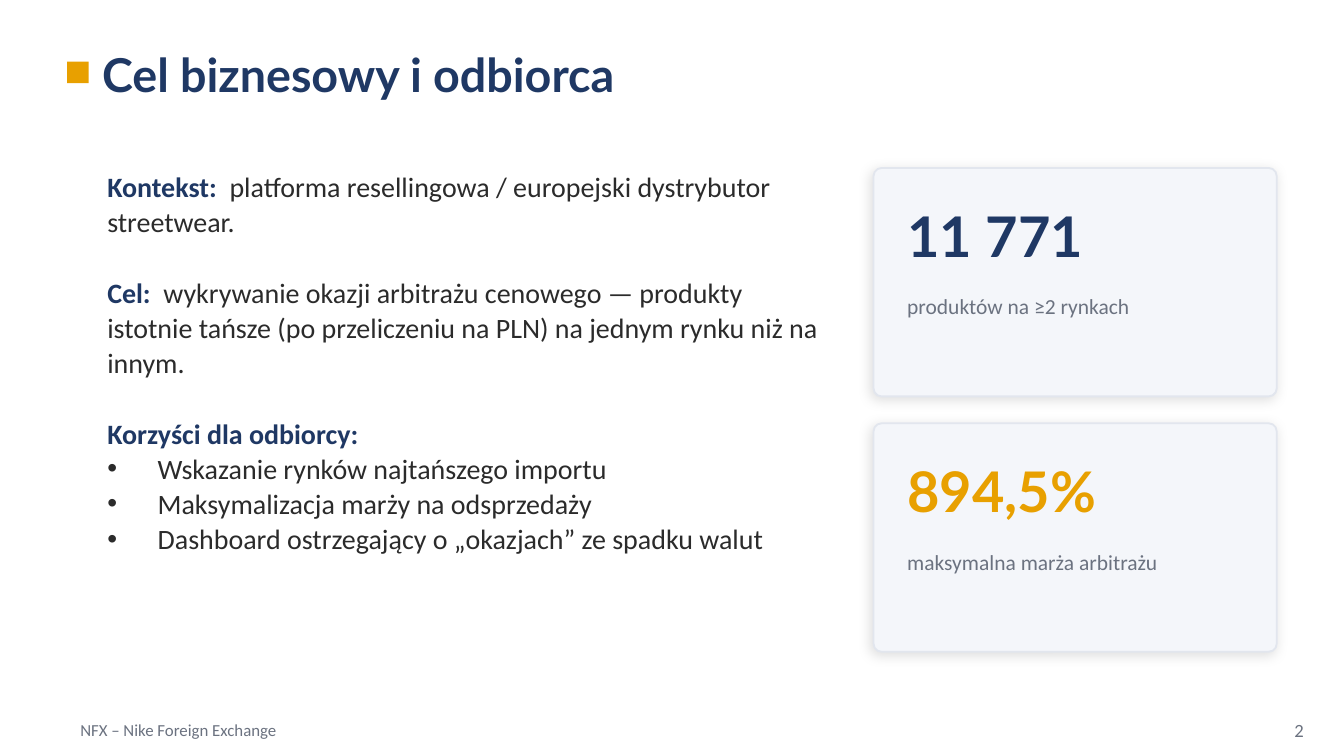
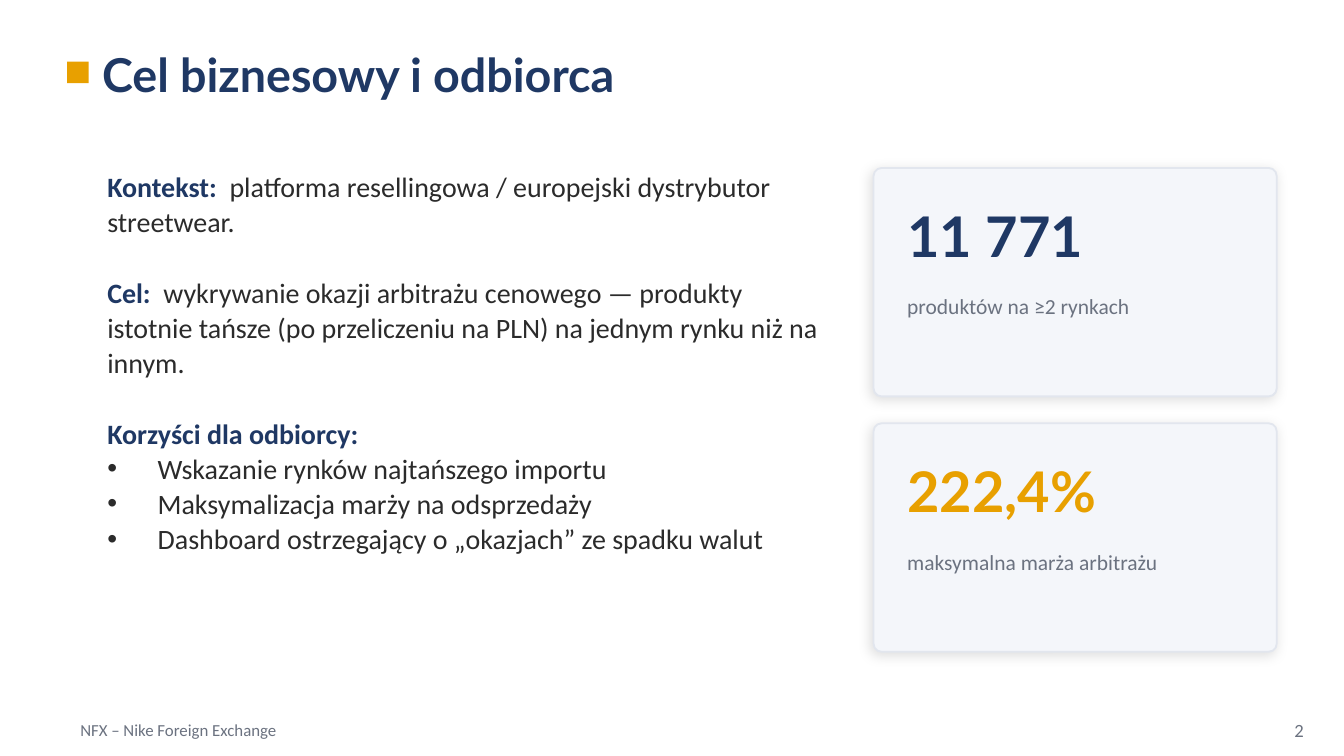
Before and after one commit to Fichey/NFX_Implementation, a slide deck: slide 3 of NFX_Prezentacja.pptx. Drawn at 1344x756 pixels with LibreOffice and Linux fonts; fonts in the diff are those of the drawing. Boxes give left, top, right and bottom in pixels: in the first picture for what was removed or moved away, otherwise in the second. Text is boxed around its words. In the diff, an @@ line names an element or a change of style, - is before the commit and + after.

```diff
--- a/NFX_Prezentacja.pptx
+++ b/NFX_Prezentacja.pptx
@@ text at (907,471,1096,520): text changed @@
-894,5%
+222,4%
```
Also in this commit, not shown: 8 other slides changed.
